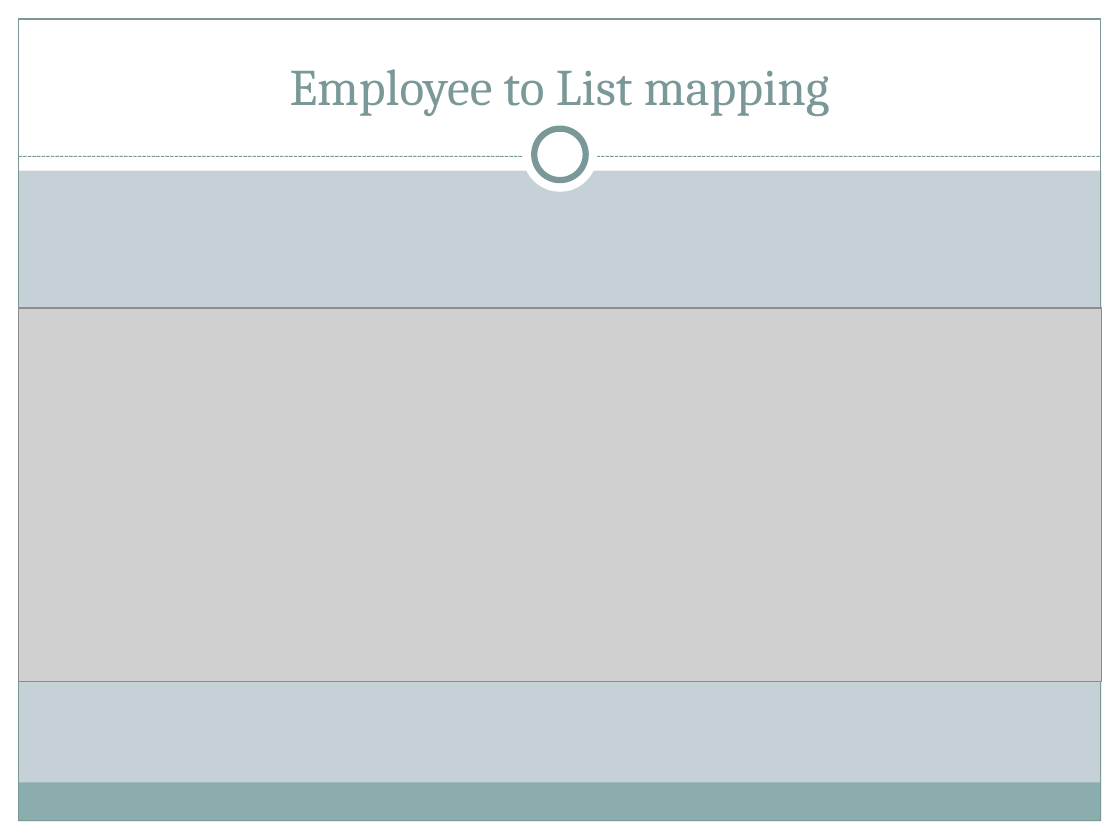
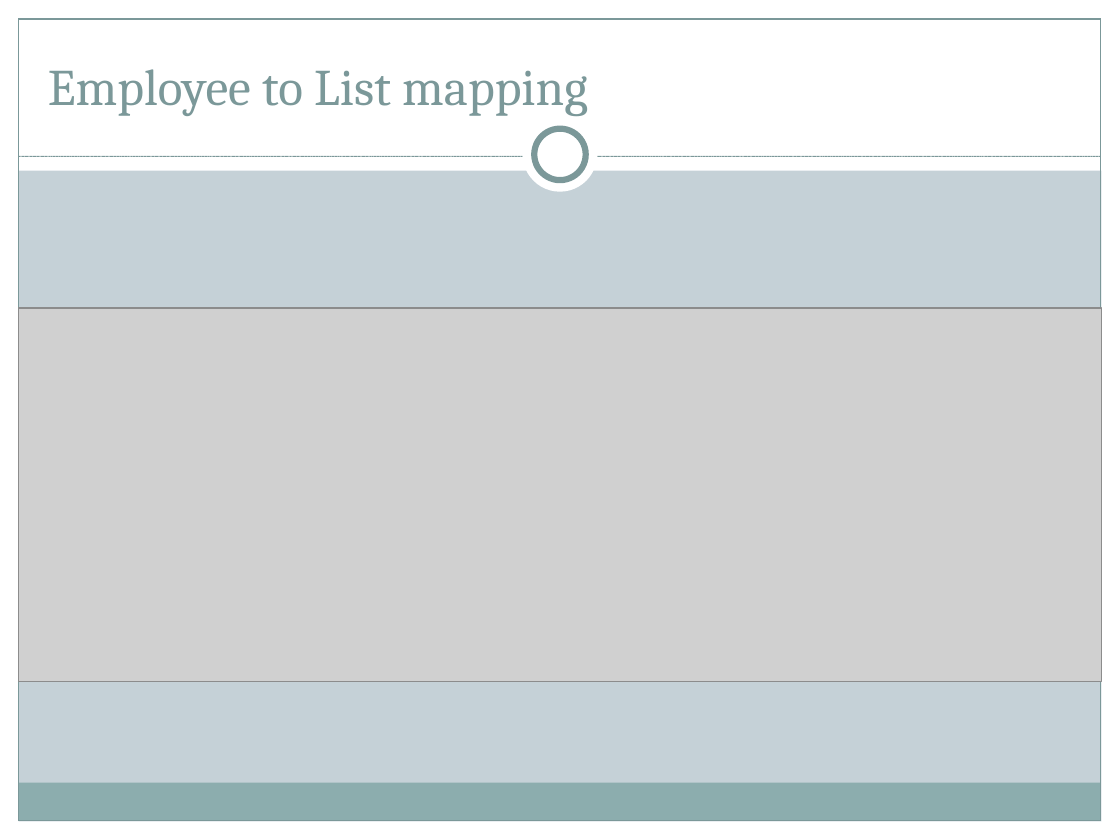
Before and after one commit to animeshg93/CS347AnimeshMayur, a slide deck: slide 8 of Data Management/Final Presentation.pptx. Drawn at 1120x840 pixels with LibreOffice and Linux fonts; fonts in the diff are those of the drawing; grey boxes stand for pictures. Boxes give left, top, right and bottom in pixels: in the first picture for what was removed or moved away, otherwise in the second. Text is boxed around its words. In the diff, an @@ line names an element or a change of style, - is before the commit and + after.

```diff
--- a/Data Management/Final Presentation.pptx
+++ b/Data Management/Final Presentation.pptx
@@ rectangle at (x1=19, y1=19, x2=1101, y2=821): outline #7C999A 0.75 pt to #7B9899 0.74 pt @@
@@ text "Employee to List mapping" at (x1=48, y1=69, x2=588, y2=116): text colour #7C999A to #7B9899; alignment centre to left @@
```
Also in this commit, not shown: 15 other slides changed, 1 other file.
